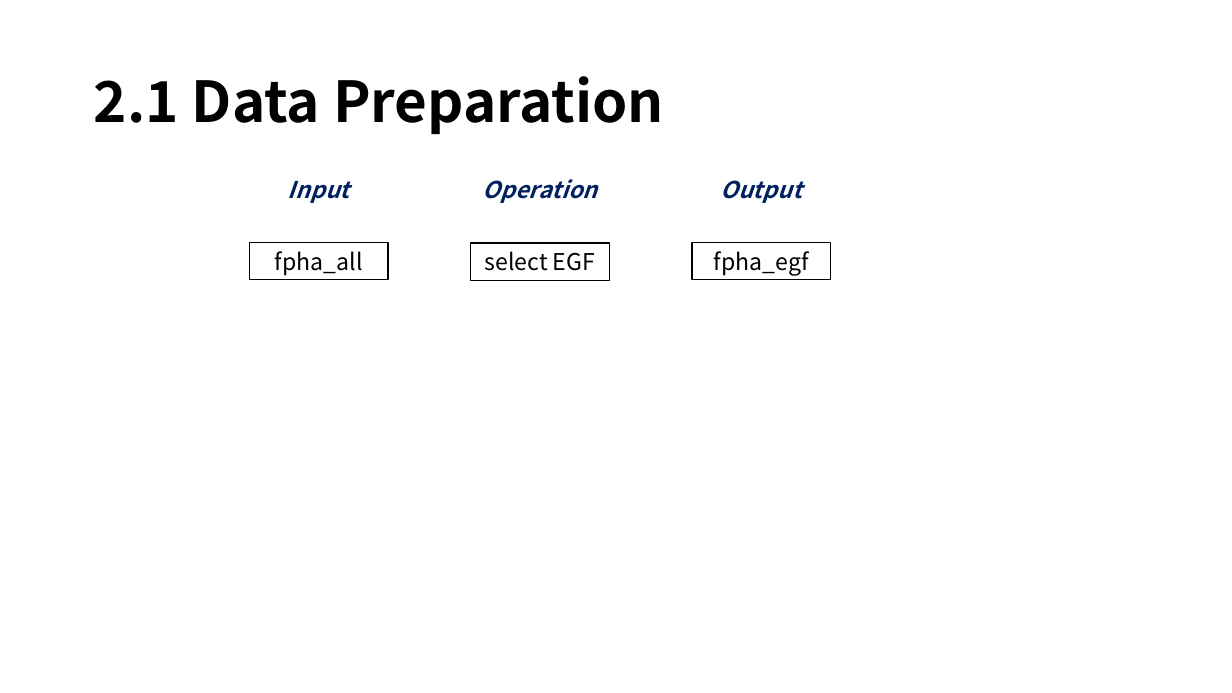
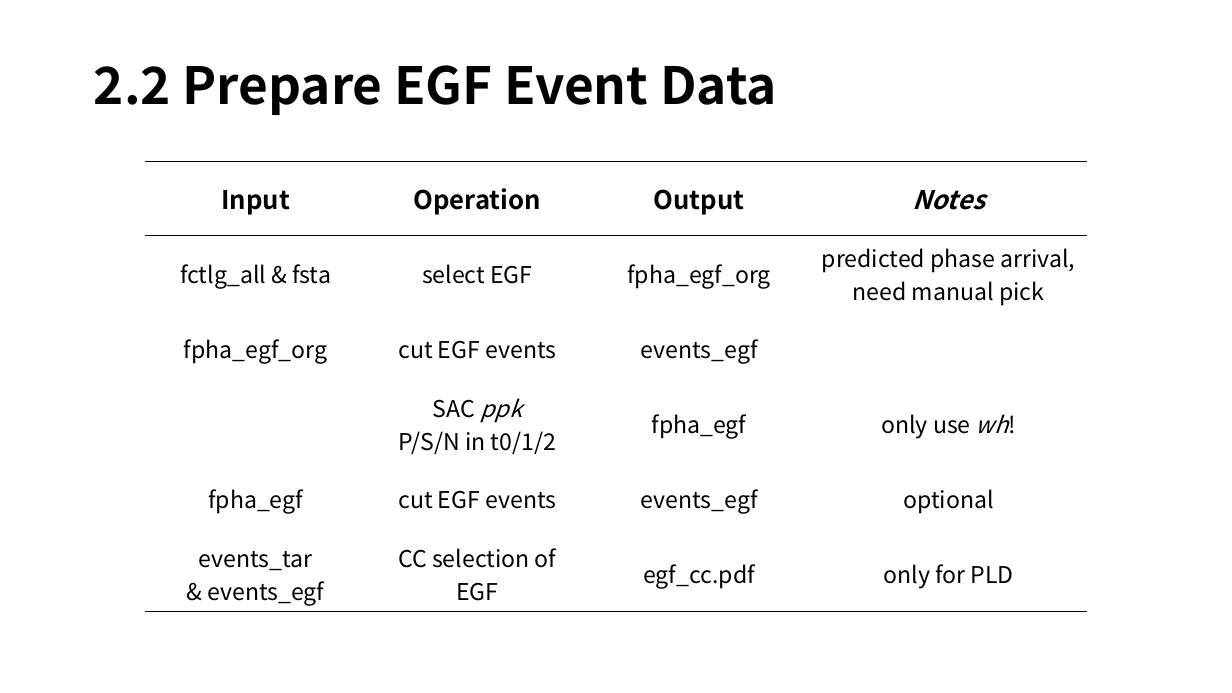
Before and after one commit to YijianZhou/Manual-Analysis-Helper, a slide deck: slide 7 of doc/MAH_Workflow.pptx (slide 5 before the commit). Drawn at 1232x693 pixels with LibreOffice and Linux fonts; fonts in the diff are those of the drawing. Boxes give left, top, right and bottom in pixels: in the first picture for what was removed or moved away, otherwise in the second. Text is boxed around its words. In the diff, an @@ line names an element or a change of style, - is before the commit and + after.

```diff
--- a/doc/MAH_Workflow.pptx
+++ b/doc/MAH_Workflow.pptx
@@ title at <box>94,65,777,115</box>: text changed; size 44 to 40 pt @@
-2.1 Data Preparation
+2.2 Prepare EGF Event Data
@@ table added at <box>145,162,1088,610</box>, 6 rows, 4 columns @@
+Input | Operation | Output | Notes
+fctlg_all & fsta | select EGF | fpha_egf_org | predicted phase arrival, need manual pick
+fpha_egf_org | cut EGF events | events_egf | 
+ | SAC ppk / P/S/N in t0/1/2 | fpha_egf | only use wh!
+fpha_egf | cut EGF events | events_egf | optional
+events_tar / & events_egf | CC selection of EGF | egf_cc.pdf | only for PLD
@@ text removed at <box>483,179,598,203</box> @@
-Operation
@@ text removed at <box>288,181,350,203</box> @@
-Input
@@ text removed at <box>720,180,801,203</box> @@
-Output
@@ rectangle removed at <box>250,243,388,280</box> @@
-fpha_all
@@ rectangle removed at <box>470,243,609,280</box> @@
-select EGF
@@ rectangle removed at <box>692,243,831,280</box> @@
-fpha_egf
```
Also in this commit, not shown: 2 other slides changed, 3 slides added.
